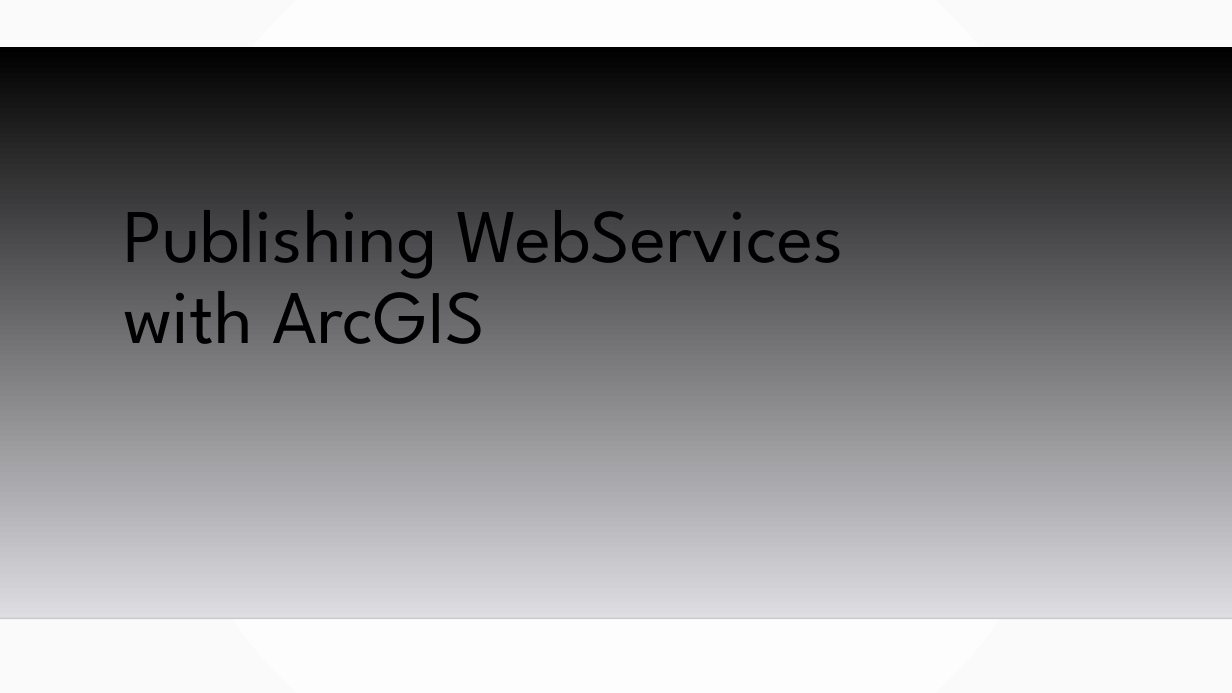
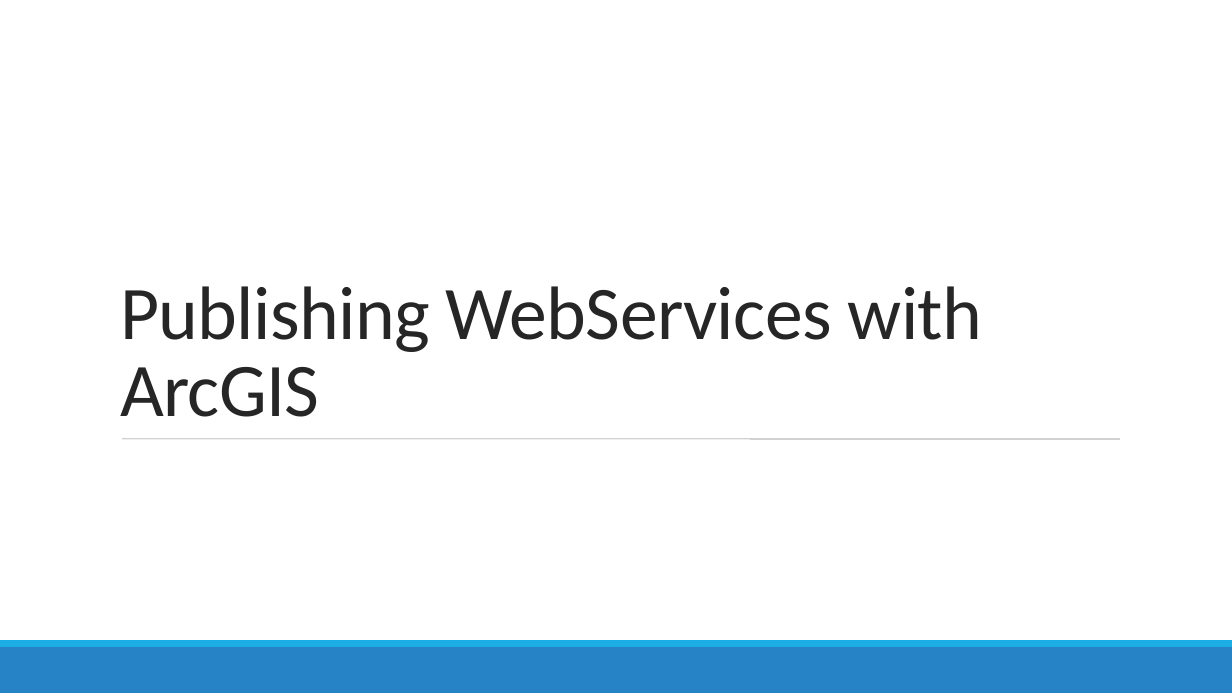
Before and after one commit to MGIS-UMN/GIS5577_week11, a slide deck: slide 1 of Creating_geospatial_services_ArcGIS.odp. Drawn at 1232x693 pixels with LibreOffice and Linux fonts; fonts in the diff are those of the drawing; background and template pictures are left out. Boxes give left, top, right and bottom in pixels: in the first picture for what was removed or moved away, otherwise in the second. Text is boxed around its words. In the diff, an @@ line names an element or a change of style, - is before the commit and + after.

```diff
--- a/Creating_geospatial_services_ArcGIS.odp
+++ b/Creating_geospatial_services_ArcGIS.odp
@@ background gradient #FFFFFF to #FAFAFA to #FFFFFF @@
@@ freeform shape removed at box(0, 47, 1232, 618) @@
@@ title "Publishing WebServices with ArcGIS": place and size @@
-title "Publishing WebServices with ArcGIS" at box(123, 210, 844, 344)
+title "Publishing WebServices with ArcGIS" at box(120, 286, 983, 417)
@@ title "Publishing WebServices with ArcGIS" at box(120, 286, 983, 417): font League Spartan to Calibri, text colour #000000 to #262626, letter spacing 0 to -0.5 pt; line spacing 0.9 to 0.85 @@
@@ line added from (122, 439) to (1120, 439), #7F7F7F 0.51 pt @@
@@ line removed from (0, 618) to (1232, 618) @@
@@ freeform shape added at box(0, 647, 1232, 693), fill #2683C6 @@
@@ freeform shape added at box(0, 640, 1232, 647), fill #1CADE4 @@
```
Also in this commit, not shown: 36 other slides changed, 1 slide added, 4 slides removed, 2 other files.
